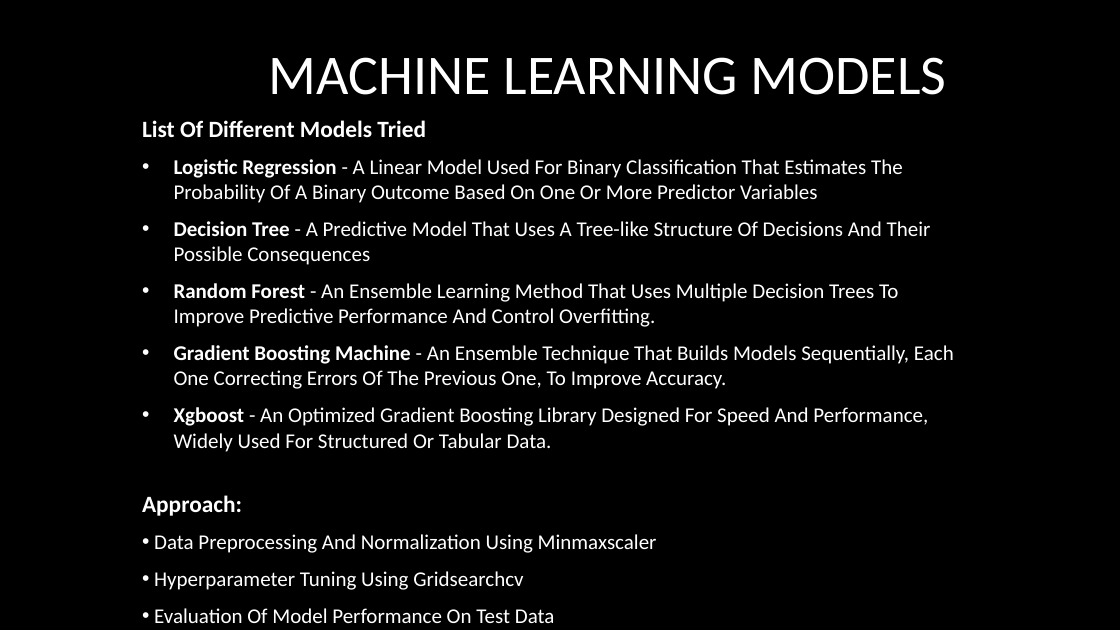
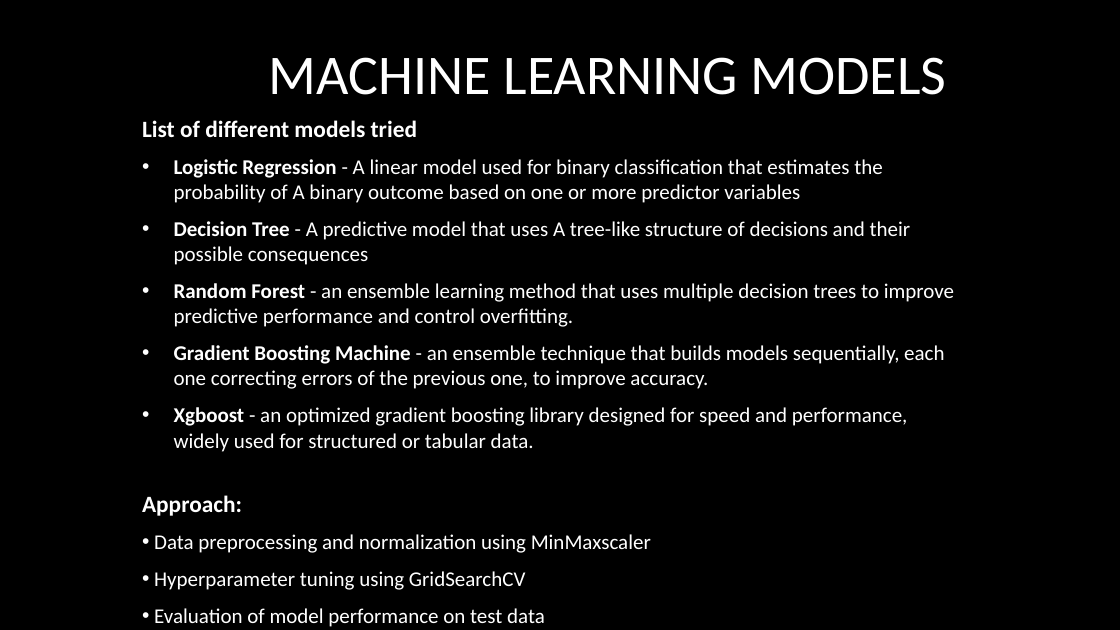
Before and after one commit to rahul-bhutekar/Data-Science, a slide deck: slide 8 of Projects/machine-learning-classification/ml-classification.pptx. Drawn at 1120x630 pixels with LibreOffice and Linux fonts; fonts in the diff are those of the drawing; background and template pictures are left out. Boxes give left, top, right and bottom in pixels: in the first picture for what was removed or moved away, otherwise in the second. Text is boxed around its words. In the diff, an @@ line names an element or a change of style, - is before the commit and + after.

```diff
--- a/Projects/machine-learning-classification/ml-classification.pptx
+++ b/Projects/machine-learning-classification/ml-classification.pptx
@@ subtitle at (142,120,954,452): text changed @@
-List Of Different Models Tried
-• Logistic Regression - A Linear Model Used For Binary Classification That Estimates The Probability Of A Binary Outcome Based On One Or More Predictor Variables
-• Decision Tree - A Predictive Model That Uses A Tree-like Structure Of Decisions And Their Possible Consequences
-• Random Forest - An Ensemble Learning Method That Uses Multiple Decision Trees To Improve Predictive Performance And Control Overfitting.
-• Gradient Boosting Machine - An Ensemble Technique That Builds Models Sequentially, Each One Correcting Errors Of The Previous One, To Improve Accuracy.
-• Xgboost - An Optimized Gradient Boosting Library Designed For Speed And Performance, Widely Used For Structured Or Tabular Data.
+List of different models tried
+• Logistic Regression - A linear model used for binary classification that estimates the probability of A binary outcome based on one or more predictor variables
+• Decision Tree - A predictive model that uses A tree-like structure of decisions and their possible consequences
+• Random Forest - an ensemble learning method that uses multiple decision trees to improve predictive performance and control overfitting.
+• Gradient Boosting Machine - an ensemble technique that builds models sequentially, each one correcting errors of the previous one, to improve accuracy.
+• Xgboost - an optimized gradient boosting library designed for speed and performance, widely used for structured or tabular data.
@@ subtitle at (154,534,651,627): text changed @@
-• Data Preprocessing And Normalization Using Minmaxscaler
-• Hyperparameter Tuning Using Gridsearchcv
-• Evaluation Of Model Performance On Test Data
+• Data preprocessing and normalization using MinMaxscaler
+• Hyperparameter tuning using GridSearchCV
+• Evaluation of model performance on test data
```
Also in this commit, not shown: 8 other slides changed.
